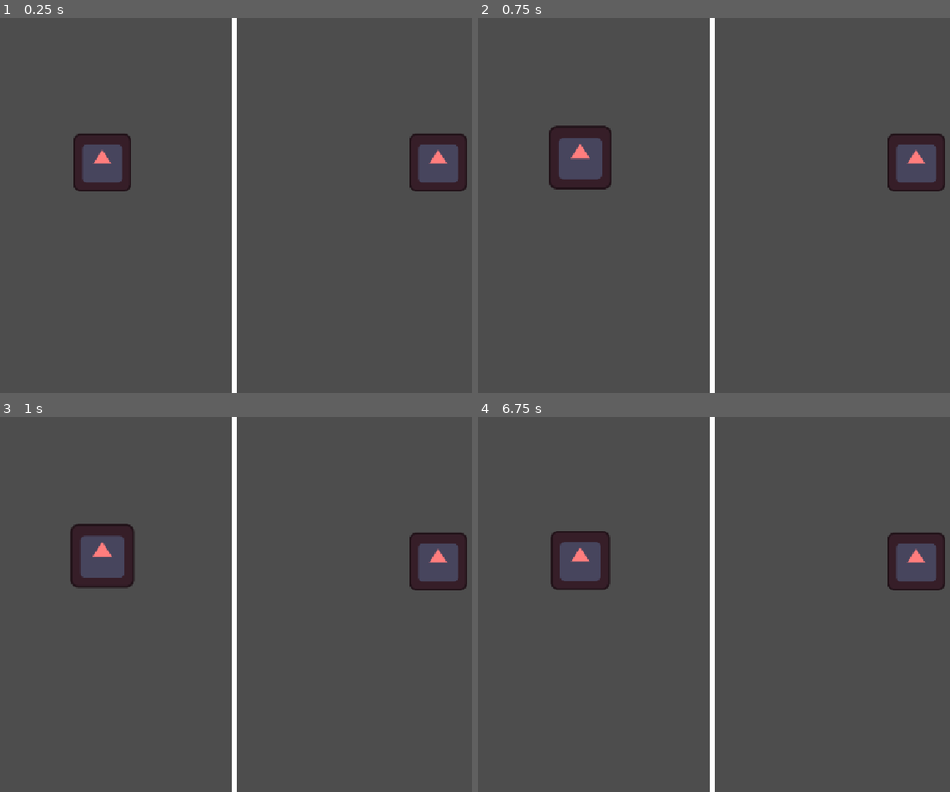
Above: before the commit, frames 1-4 (two rows, left to right).
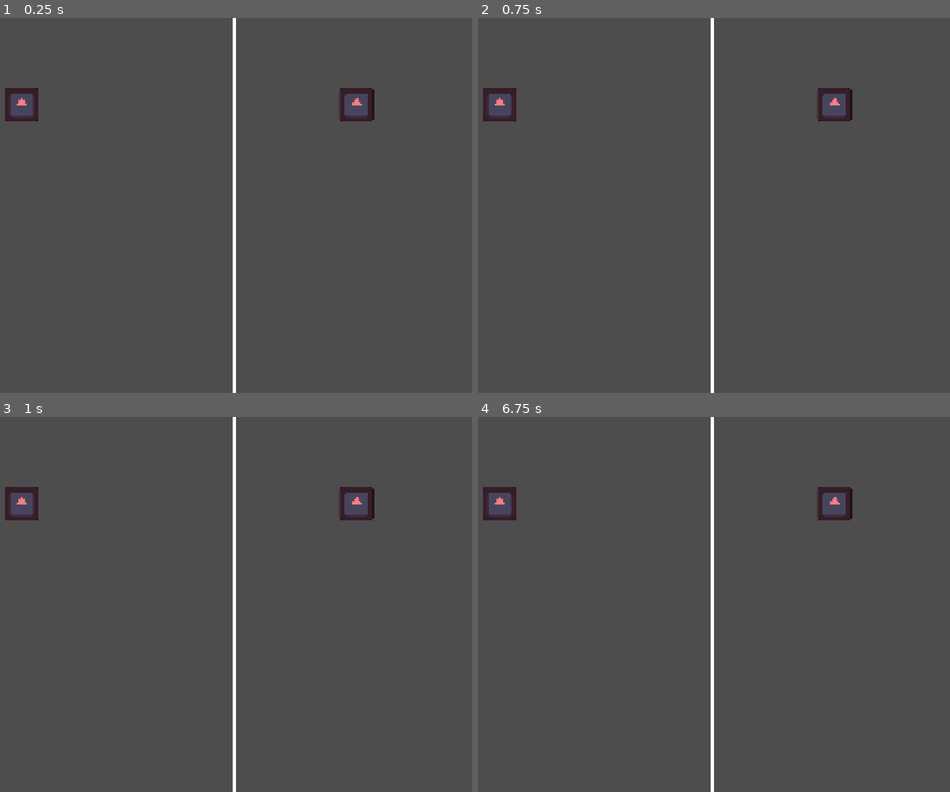
Above: after the commit, the same moments.

Repository: PixelSaver/steakbite
Game: Godot game, scene res://scenes/main.tscn
Two runs of this game, one before a commit and one after it. Both use one fixed random seed, a clock stepped at 60 frames per second and the inputs below. The engine's default icon, where the game draws it, is replaced by a stand-in: a white triangle on a blue panel in a dark square.
Inputs (mouse positions are in pixels of both pictures, inside the frame that each line leads up to):
- Up to frame 1 (0.25 s): no input
- Up to frame 2 (0.75 s): click (581, 164) at 0.52 s
- Up to frame 3 (1 s): no input
- Up to frame 4 (6.75 s): tap Enter at 1.25, 2.75, 4.25 s; move the mouse to (860, 585) at 1.27 s; hold Right 1.28-2 s; hold Mouse wheel down (scroll_down) 1.28-2 s; click (860, 585) at 1.42 s; tap Space at 2, 3.5, 5 s; drag from (577, 623) to (680, 679) at 2.02 s; move the mouse to (780, 522) at 2.77 s; hold Right 2.78-3.5 s; tap 1 at 2.85 s; drag from (680, 679) to (511, 548) at 3.52 s; move the mouse to (912, 660) at 4.27 s; hold Left 4.28-5 s; tap 3 at 4.35 s; drag from (511, 548) to (610, 510) at 5.02 s; move the mouse to (747, 604) at 5.77 s; hold Down 5.78-6.5 s; tap 5 at 5.85 s; click (747, 604) at 5.92 s; drag from (610, 510) to (577, 623) at 6.52 s

The runs differ from the first frame. In frame 1, 3.3% of the frame differs, in the area x 1-99%, y 0-100%; in frame 2, 3.5%; in frame 3, 3.6%; in frame 4, 3.4%.

Commit message:
Set it to 1920 1080

Diff:
--- a/project.godot
+++ b/project.godot
@@ -23,6 +23,8 @@
 
 [display]
 
+window/size/viewport_width=1920
+window/size/viewport_height=1080
 window/stretch/mode="canvas_items"
 
 [editor_plugins]
--- a/scenes/game/game.tscn
+++ b/scenes/game/game.tscn
@@ -31,7 +31,7 @@
 disable_3d = true
 own_world_3d = true
 handle_input_locally = false
-size = Vector2i(576, 648)
+size = Vector2i(960, 1080)
 render_target_update_mode = 4
 
 [node name="Control" type="Control" parent="Game/SubViewport" unique_id=729047851]
